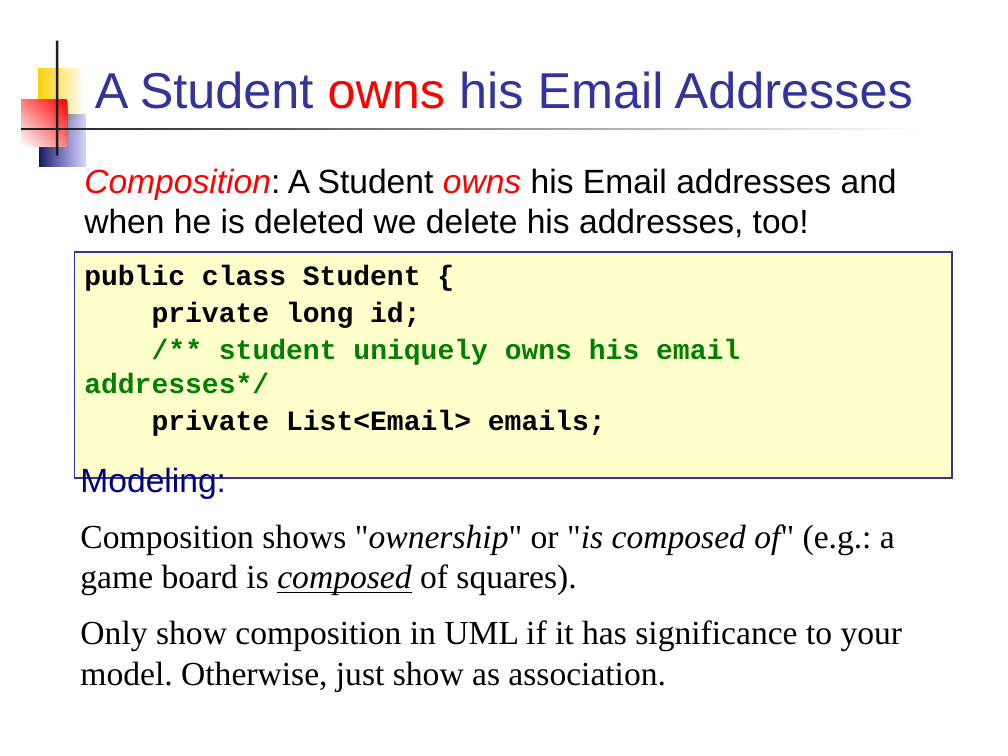
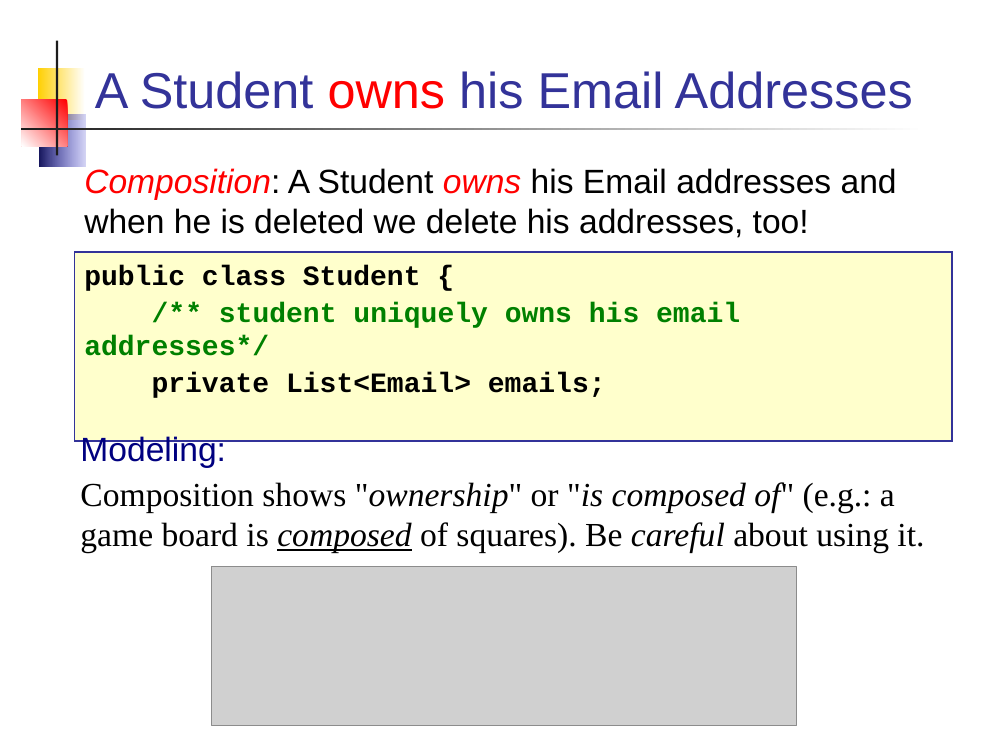
Before and after one commit to skeoop/skeoop.github.io, a slide deck: slide 6 of week2/4-UML Class Diagram.ppt (slide 7 before the commit). Drawn at 1008x756 pixels with LibreOffice and Linux fonts; fonts in the diff are those of the drawing; grey boxes stand for pictures. Boxes give left, top, right and bottom in pixels: in the first picture for what was removed or moved away, otherwise in the second. Text is boxed around its words. In the diff, an @@ line names an element or a change of style, - is before the commit and + after.

```diff
--- a/week2/4-UML Class Diagram.ppt
+++ b/week2/4-UML Class Diagram.ppt
@@ rectangle "public class Student {": place and size @@
-rectangle "public class Student {" at bbox=[75, 252, 953, 478]
+rectangle "public class Student {" at bbox=[75, 252, 953, 440]
@@ text in rectangle at bbox=[152, 302, 420, 328]: paragraph removed @@
-private long id;
@@ text "Modeling:": place and size @@
-text "Modeling:" at bbox=[80, 467, 903, 691]
+text "Modeling:" at bbox=[80, 436, 924, 553]
@@ text at bbox=[80, 482, 924, 553]: text changed @@
-Composition shows "ownership" or "is composed of" (e.g.: a game board is composed of squares).
-Only show composition in UML if it has significance to your model. Otherwise, just show as association.
+Composition shows "ownership" or "is composed of" (e.g.: a game board is composed of squares). Be careful about using it.
@@ picture added at bbox=[212, 566, 796, 726] @@
```
Also in this commit, not shown: 5 other slides changed, 1 slide added, 3 slides removed, 10 other files.
